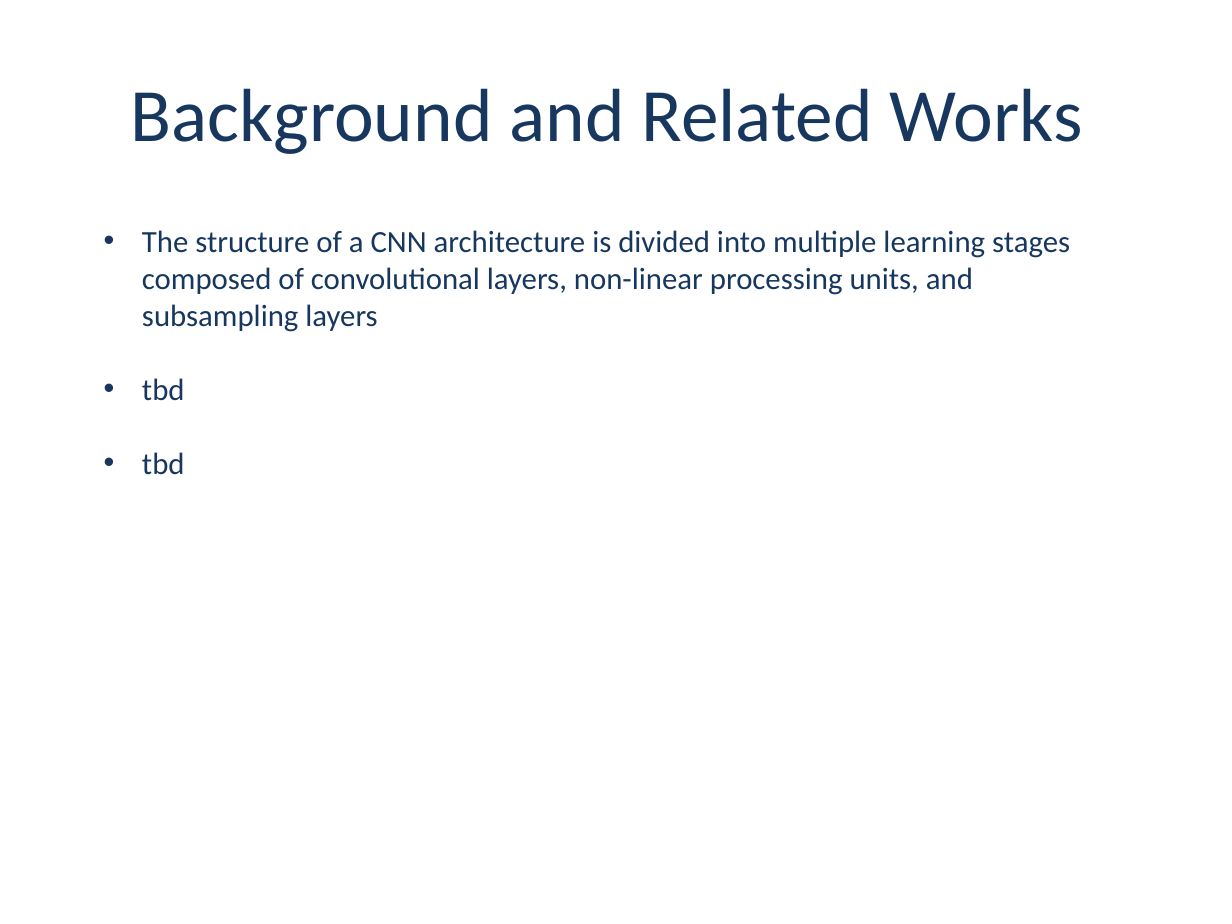
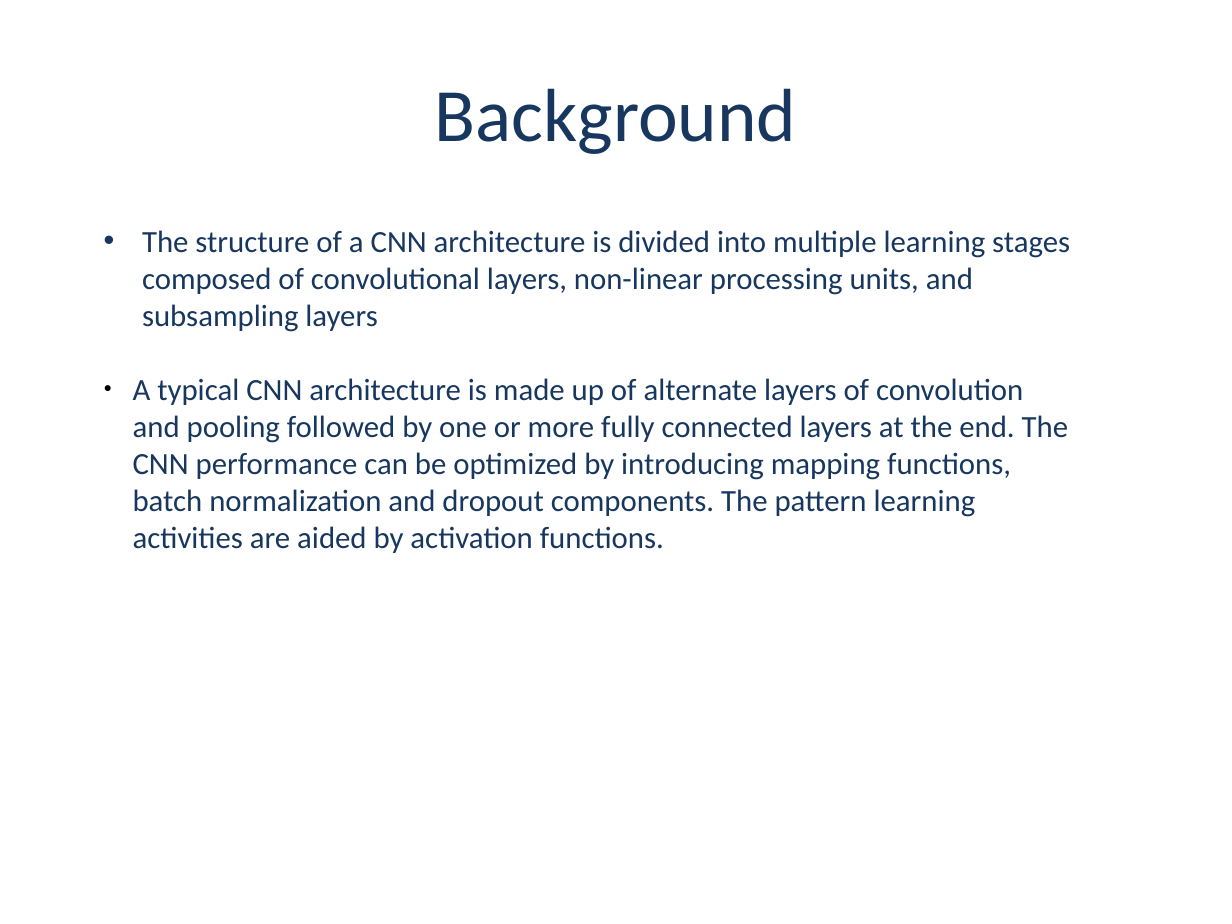
Before and after one commit to dmf49/cs5542FinalProject, a slide deck: slide 4 of Project Presentaion - Group 2- v1.2.0.pptx. Drawn at 1232x924 pixels with LibreOffice and Linux fonts; fonts in the diff are those of the drawing; background and template pictures are left out. Boxes give left, top, right and bottom in pixels: in the first picture for what was removed or moved away, otherwise in the second. Text is boxed around its words. In the diff, an @@ line names an element or a change of style, - is before the commit and + after.

Commit message:
Background and Related Works

```diff
--- a/Project Presentaion - Group 2- v1.2.0.pptx
+++ b/Project Presentaion - Group 2- v1.2.0.pptx
@@ text at (435, 88, 797, 154): text changed @@
-Background and Related Works
+Background
@@ text at (133, 378, 1068, 553): text changed @@
-• tbd
-• tbd
+● A typical CNN architecture is made up of alternate layers of convolution and pooling followed by one or more fully connected layers at the end. The CNN performance can be optimized by introducing mapping functions, batch normalization and dropout components. The pattern learning activities are aided by activation functions.
```
Also in this commit, not shown: 4 other slides changed, 2 slides added, 1 slide removed.
